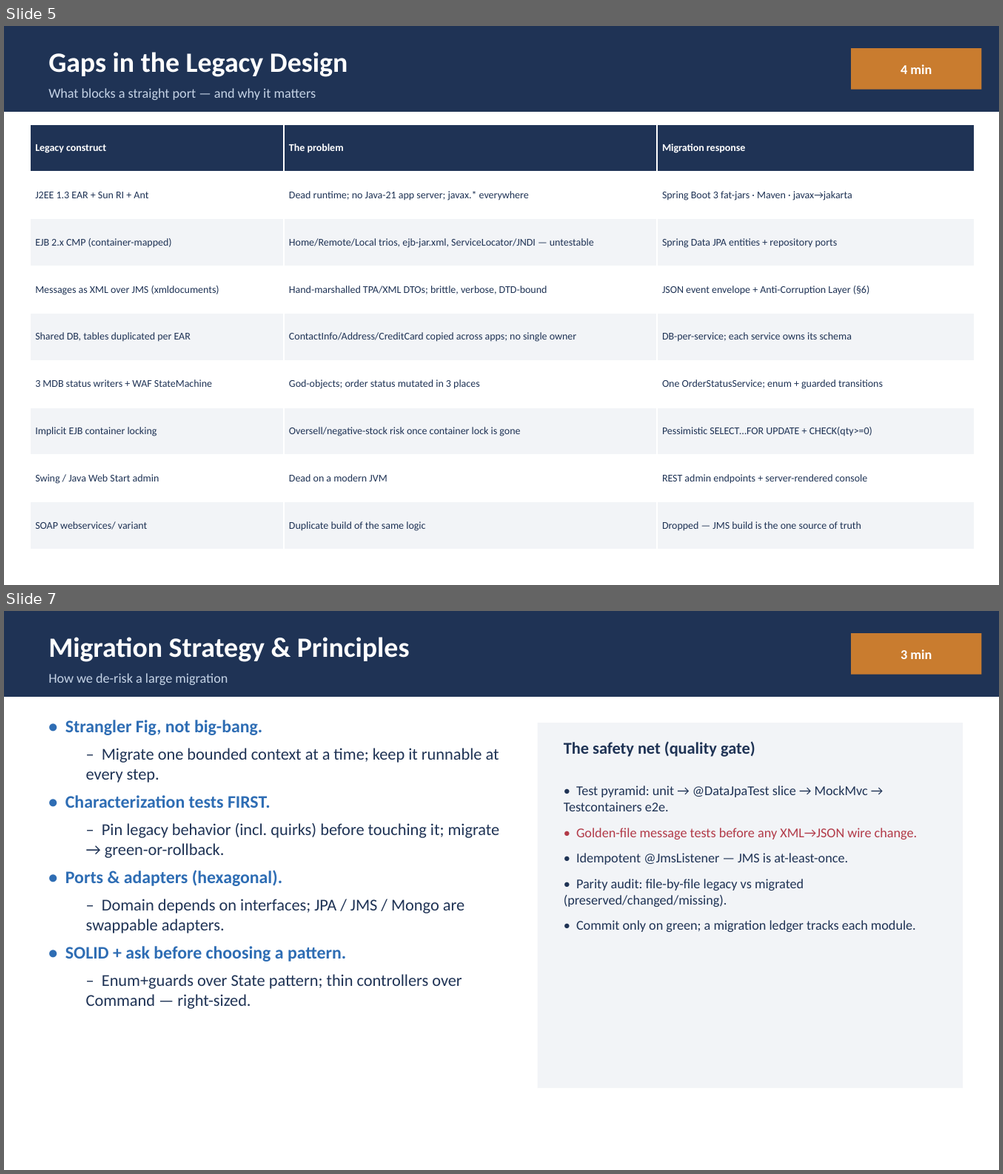
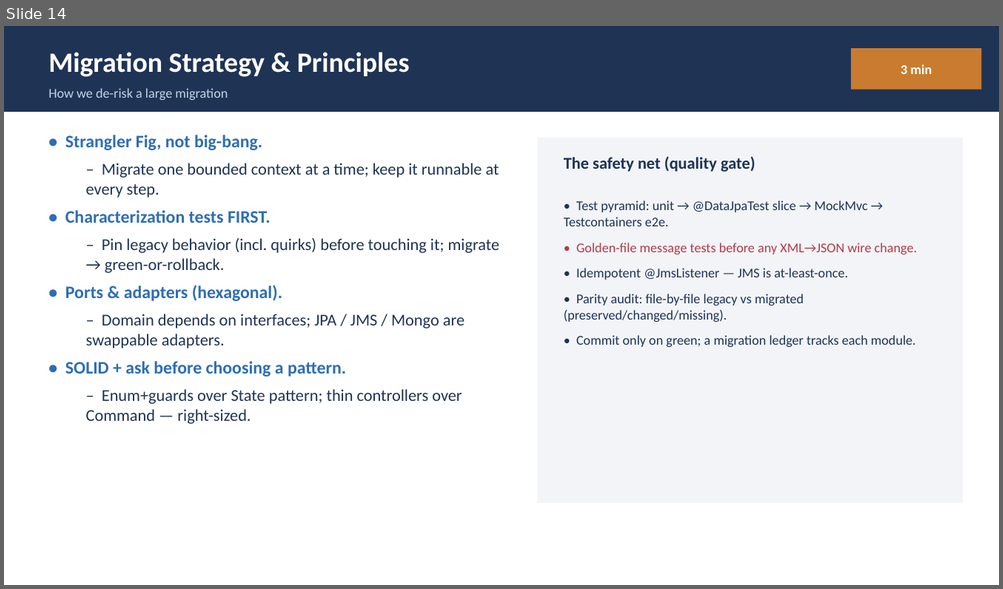
Before and after one commit to Vishak-94/pet-store, a slide deck: docs/PetStore_Demo_45min.pptx. Shown one above the other, each under a label of ours: slides 5 and 7 before the commit, slide 14 after it; the slides between them are not shown. The pictures are 1003x1174 and 1003x589 pixels, drawn with LibreOffice and Linux fonts; fonts in the diff are those of the drawing. Boxes give left, top, right and bottom in pixels: in the first picture for what was removed or moved away, otherwise in the second. Text is boxed around its words. In the diff, an @@ line names an element or a change of style, - is before the commit and + after.

Commit message:
Expand legacy gaps into one detailed slide per gap
Replace the single cramped gaps table + EJB-only primer with:
 - an overview slide listing all 8 gaps, then
 - one full slide per gap (gap_slide helper): what it was in the legacy
   app, why it blocks a straight port, and the migration response, each
   with several detailed bullets.

Gap 2 folds the EJB primer in (session/entity-CMP/MDB + bean-by-bean
Spring mapping). Gaps: J2EE-1.3 EAR/Sun-RI, EJB 2.x, XML-over-JMS,
shared Cloudscape DB, 3-MDB+WAF status, implicit container locking,
Swing/JWS admin, parallel SOAP build. Deck now 26 slides; agenda
gaps section retimed 4->8 min. No shape overflow.

```diff
--- a/docs/PetStore_Demo_45min.pptx
+++ b/docs/PetStore_Demo_45min.pptx
@@ slide 5 removed at (x1=4, y1=26, x2=999, y2=585), background #FFFFFF @@
@@ rectangle removed at (x1=4, y1=26, x2=999, y2=112) @@
@@ text removed at (x1=48, y1=52, x2=347, y2=77) @@
-Gaps in the Legacy Design
@@ rectangle removed at (x1=851, y1=48, x2=982, y2=90) @@
@@ text removed at (x1=900, y1=64, x2=931, y2=74) @@
-4 min
@@ text removed at (x1=48, y1=88, x2=316, y2=100) @@
-What blocks a straight port — and why it matters
@@ table removed at (x1=30, y1=124, x2=974, y2=550), 9 rows, 3 columns @@
-Legacy construct | The problem | Migration response
-J2EE 1.3 EAR + Sun RI + Ant | Dead runtime; no Java-21 app server; javax.* everywhere | Spring Boot 3 fat-jars · Maven · javax→jakarta
-EJB 2.x CMP (container-mapped) | Home/Remote/Local trios, ejb-jar.xml, ServiceLocator/JNDI — untestable | Spring Data JPA entities + repository ports
-Messages as XML over JMS (xmldocuments) | Hand-marshalled TPA/XML DTOs; brittle, verbose, DTD-bound | JSON event envelope + Anti-Corruption Layer (§6)
-Shared DB, tables duplicated per EAR | ContactInfo/Address/CreditCard copied across apps; no single owner | DB-per-service; each service owns its schema
-3 MDB status writers + WAF StateMachine | God-objects; order status mutated in 3 places | One OrderStatusService; enum + guarded transitions
-Implicit EJB container locking | Oversell/negative-stock risk once container lock is gone | Pessimistic SELECT…FOR UPDATE + CHECK(qty>=0)
-Swing / Java Web Start admin | Dead on a modern JVM | REST admin endpoints + server-rendered console
-SOAP webservices/ variant | Duplicate build of the same logic | Dropped — JMS build is the one source of truth
@@ what was slide 7 is now slide 14 @@
```
Also in this commit, not shown: 2 slides changed, 8 slides added, 1 other file.
